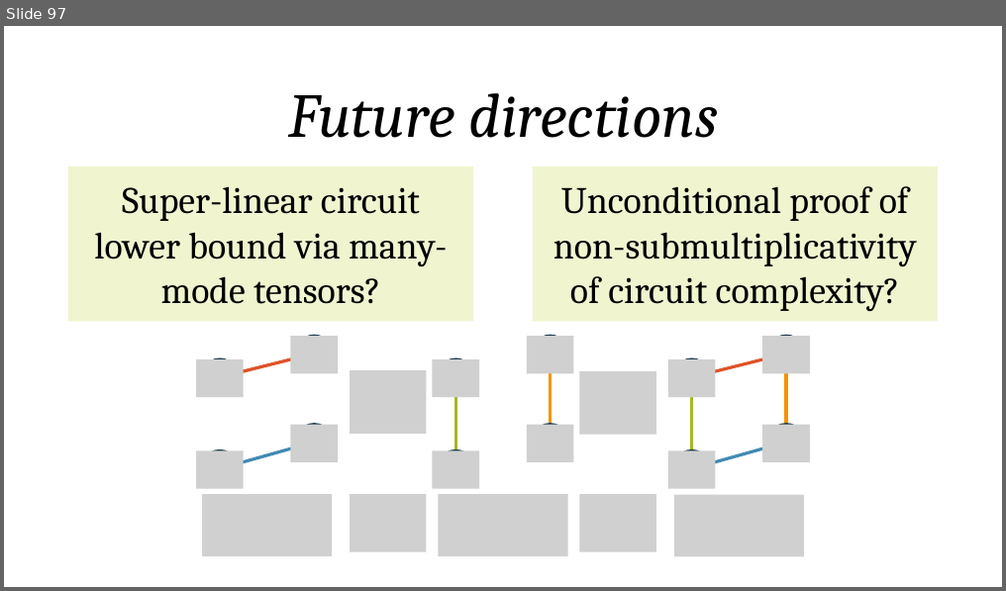
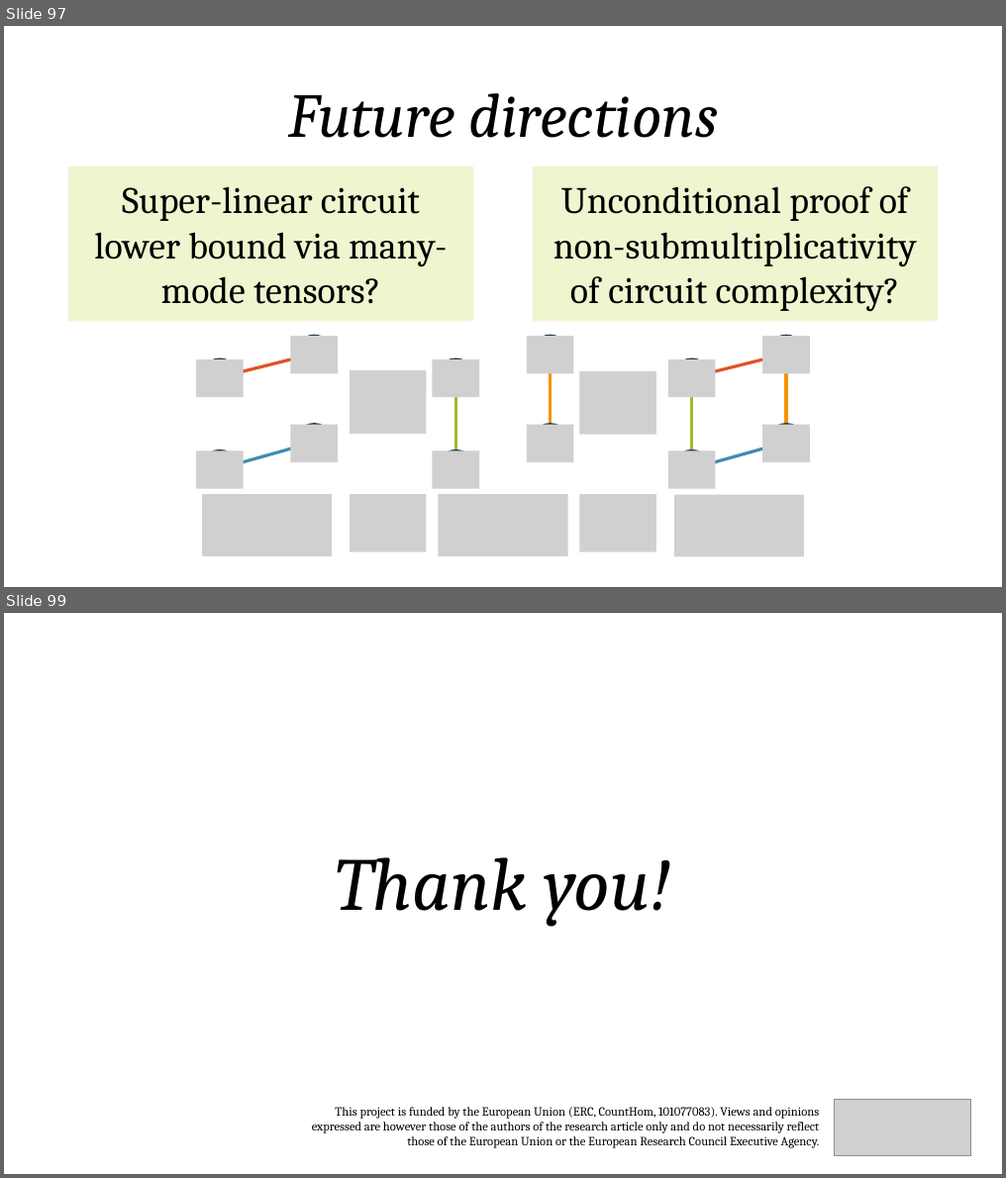
Before and after one commit to pw384/pw384.github.io, a slide deck: assets/slides/beyond-bilinearity-ccc.pptx. Shown one above the other, each under a label of ours: slide 97 before the commit, slides 97 and 99 after it; the slides between them are not shown. The pictures are 1006x591 and 1006x1178 pixels, drawn with LibreOffice and Linux fonts; fonts in the diff are those of the drawing; grey boxes stand for pictures. Boxes give left, top, right and bottom in pixels: in the first picture for what was removed or moved away, otherwise in the second. Text is boxed around its words. In the diff, an @@ line names an element or a change of style, - is before the commit and + after.

```diff
--- a/assets/slides/beyond-bilinearity-ccc.pptx
+++ b/assets/slides/beyond-bilinearity-ccc.pptx
@@ slide 99 added at (4, 613, 1002, 1174), background #FFFFFF @@
@@ text added at (336, 858, 670, 926), 72 pt, text #000000, italic @@
+Thank you!
@@ text added at (312, 1107, 820, 1149), 12 pt, text #000000 @@
+This project is funded by the European Union (ERC, CountHom, 101077083). Views and opinions expressed are however those of the authors of the research article only and do not necessarily reflect those of the European Union or the European Research Council Executive Agency.
@@ picture added at (835, 1100, 970, 1156) @@
```
Also in this commit, not shown: 3 slides changed, 1 other slide added, 2 slides removed, 1 other file.
